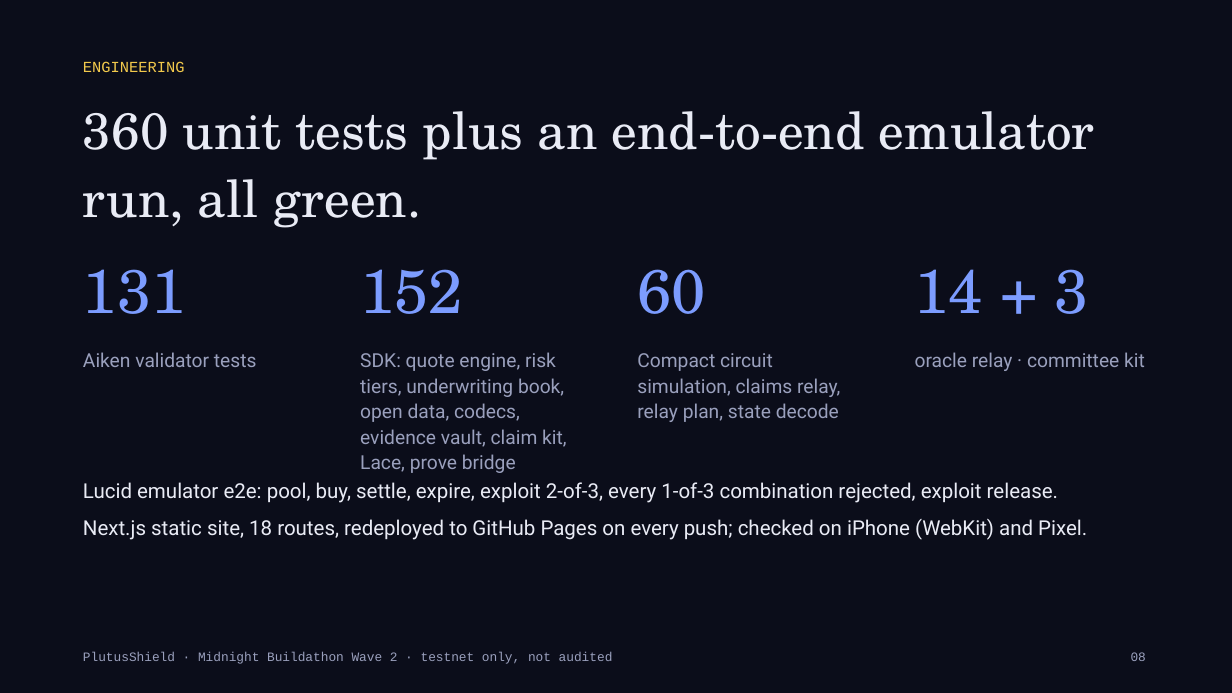
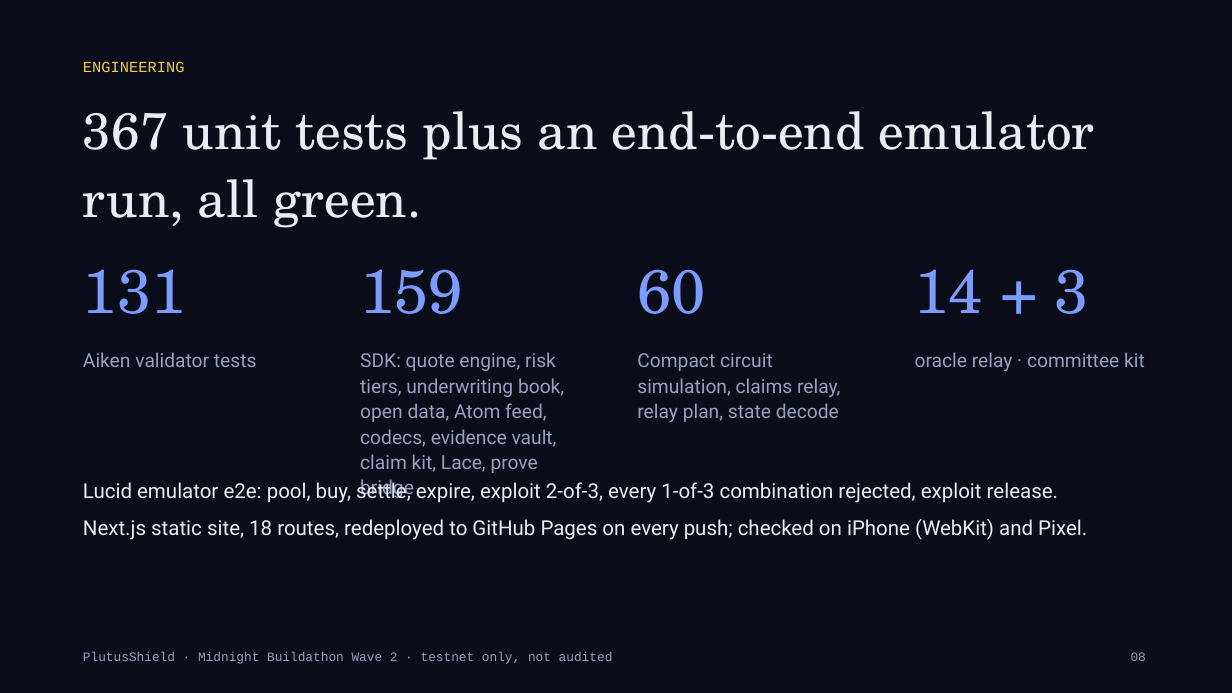
Before and after one commit to Kshot3000/PlutusShield, a slide deck: slide 8 of docs/buildathon/PlutusShield-Wave2-deck.pptx. Drawn at 1232x693 pixels with LibreOffice and Linux fonts; fonts in the diff are those of the drawing. Boxes give left, top, right and bottom in pixels: in the first picture for what was removed or moved away, otherwise in the second. Text is boxed around its words. In the diff, an @@ line names an element or a change of style, - is before the commit and + after.

Commit message:
Activity feed: Atom /feed.xml of claim decisions, refused Settles and oracle publishes
- SDK atom.ts: buildAtomFeed / atomEntries / checkAtomFeed / activityTagId (RFC 4287, stable tag: ids, refuses duplicate ids, relative links, non-UTC times), 7 tests (SDK 159)
- apps/web/src/lib/activityFeed.ts builds 31 entries from the claims register and oracle history (6 claims, 1 refused Settle, newest 24 live publishes), each linked to its policy / oracle page and its Cardano Preview or Midnight Preprod tx
- Static route app/feed.xml, <link rel=alternate type=application/atom+xml> in every page head, footer link, /docs/api#feed section
- check-links validates feed.xml (structure, unique ids, escaping, Midnight tx links)
- README roadmap, Wave 2 progress, deck 367/159 rebuilt; test report refreshed

```diff
--- a/docs/buildathon/PlutusShield-Wave2-deck.pptx
+++ b/docs/buildathon/PlutusShield-Wave2-deck.pptx
@@ text at [83,111,1095,228]: text changed @@
-360 unit tests plus an end-to-end emulator run, all green.
+367 unit tests plus an end-to-end emulator run, all green.
@@ text at [360,269,463,314]: text changed @@
-152
+159
@@ text at [360,352,564,500]: text changed @@
-SDK: quote engine, risk tiers, underwriting book, open data, codecs, evidence vault, claim kit, Lace, prove bridge
+SDK: quote engine, risk tiers, underwriting book, open data, Atom feed, codecs, evidence vault, claim kit, Lace, prove bridge
```
Also in this commit, not shown: 19 other files.
